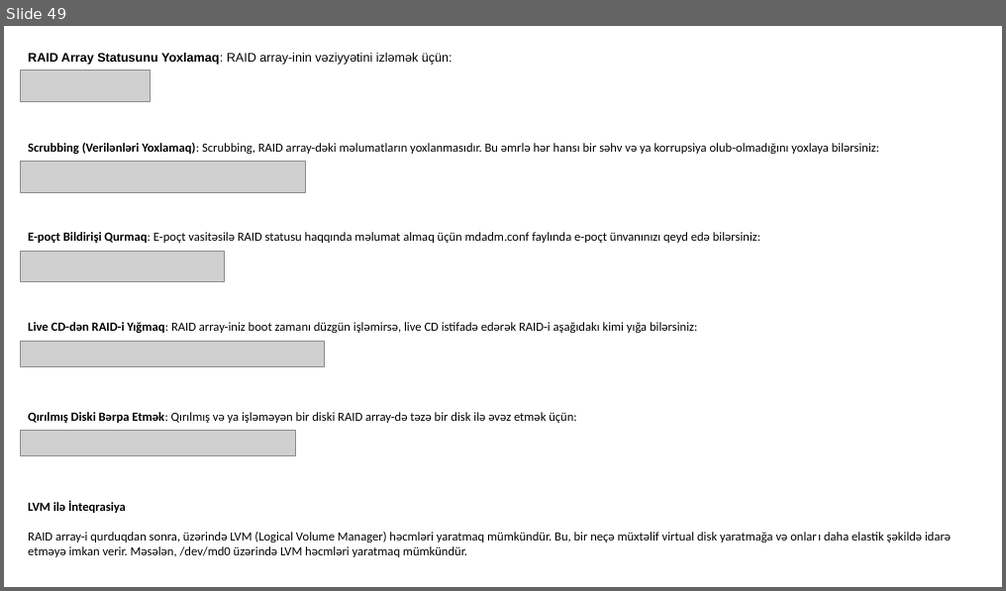
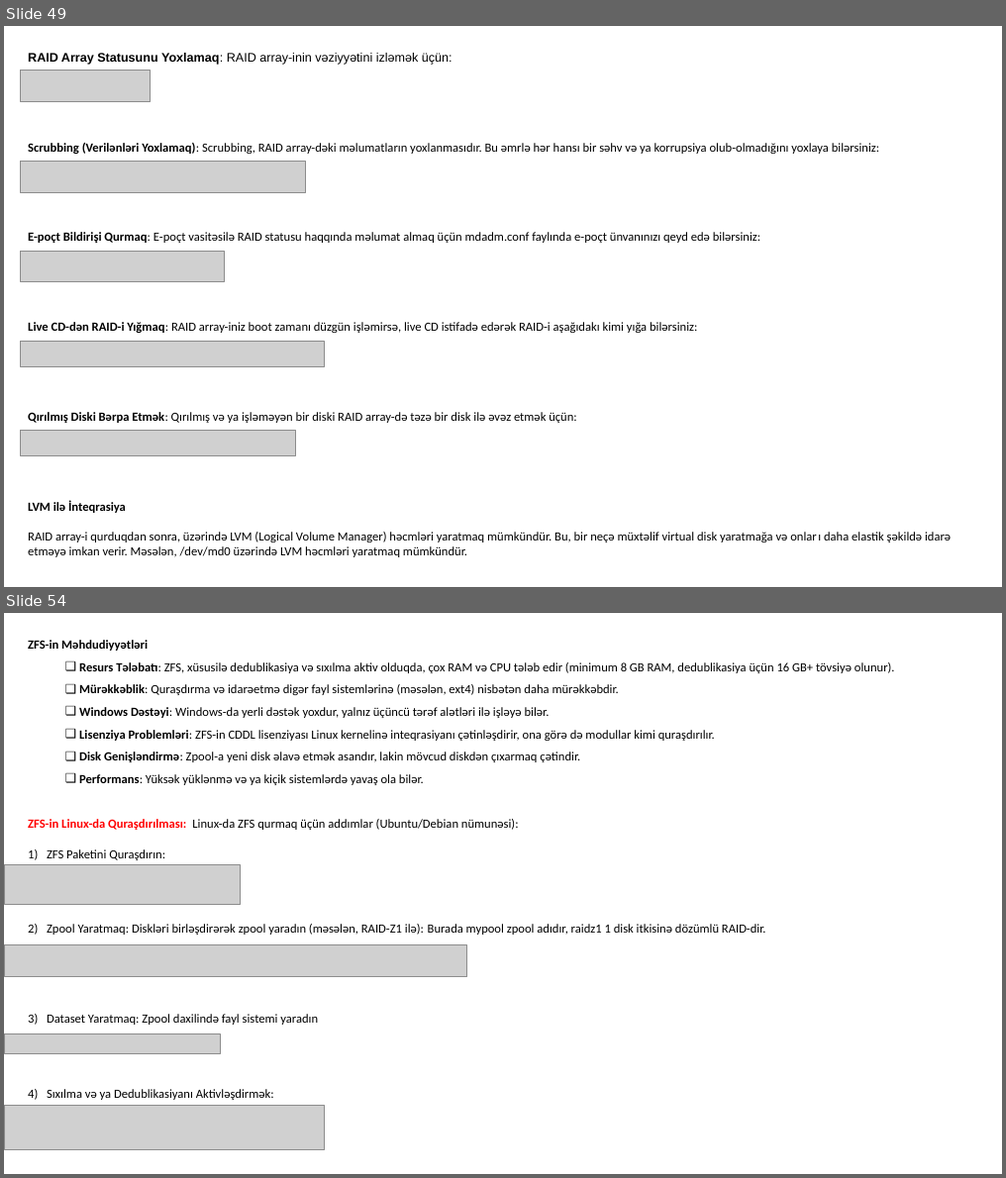
Before and after one commit to codeurient/DevOps, a slide deck: .lessons/1 operating systems/1 linux/1.pptx. Shown one above the other, each under a label of ours: slide 49 before the commit, slides 49 and 54 after it; the slides between them are not shown. The pictures are 1006x591 and 1006x1178 pixels, drawn with LibreOffice and Linux fonts; fonts in the diff are those of the drawing; grey boxes stand for pictures. Boxes give left, top, right and bottom in pixels: in the first picture for what was removed or moved away, otherwise in the second. Text is boxed around its words. In the diff, an @@ line names an element or a change of style, - is before the commit and + after.

```diff
--- a/.lessons/1 operating systems/1 linux/1.pptx
+++ b/.lessons/1 operating systems/1 linux/1.pptx
@@ slide 54 added at bbox=[4, 613, 1002, 1174], background #FFFFFF @@
@@ text added at bbox=[28, 640, 895, 1100], 12 pt, text #000000 @@
+ZFS-in Məhdudiyyətləri
+  ❑ Resurs Tələbatı: ZFS, xüsusilə dedublikasiya və sıxılma aktiv olduqda, çox RAM və CPU tələb edir (minimum 8 GB RAM, dedublikasiya üçün 16 GB+ tövsiyə olunur).
+  ❑ Mürəkkəblik: Quraşdırma və idarəetmə digər fayl sistemlərinə (məsələn, ext4) nisbətən daha mürəkkəbdir.
+  ❑ Windows Dəstəyi: Windows-da yerli dəstək yoxdur, yalnız üçüncü tərəf alətləri ilə işləyə bilər.
+  ❑ Lisenziya Problemləri: ZFS-in CDDL lisenziyası Linux kernelinə inteqrasiyanı çətinləşdirir, ona görə də modullar kimi quraşdırılır.
+  ❑ Disk Genişləndirmə: Zpool-a yeni disk əlavə etmək asandır, lakin mövcud diskdən çıxarmaq çətindir.
+  ❑ Performans: Yüksək yüklənmə və ya kiçik sistemlərdə yavaş ola bilər.
+ZFS-in Linux-da Quraşdırılması: Linux-da ZFS qurmaq üçün addımlar (Ubuntu/Debian nümunəsi):
+1) ZFS Paketini Quraşdırın:
+2) Zpool Yaratmaq: Diskləri birləşdirərək zpool yaradın (məsələn, RAID-Z1 ilə): Burada mypool zpool adıdır, raidz1 1 disk itkisinə dözümlü RAID-dir.
+3) Dataset Yaratmaq: Zpool daxilində fayl sistemi yaradın
+4) Sıxılma və ya Dedublikasiyanı Aktivləşdirmək:
@@ picture added at bbox=[4, 865, 241, 904] @@
@@ picture added at bbox=[4, 946, 466, 977] @@
@@ picture added at bbox=[4, 1034, 221, 1054] @@
@@ picture added at bbox=[4, 1106, 325, 1150] @@
```
Also in this commit, not shown: 7 other slides added, 8 slides removed.
